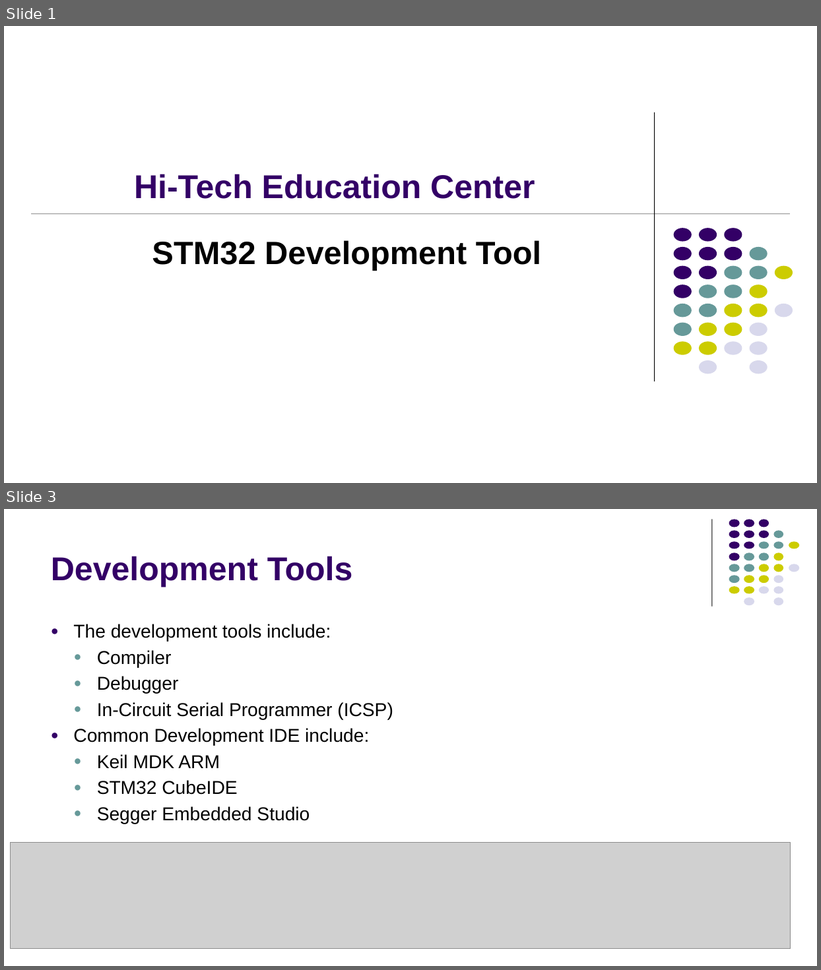
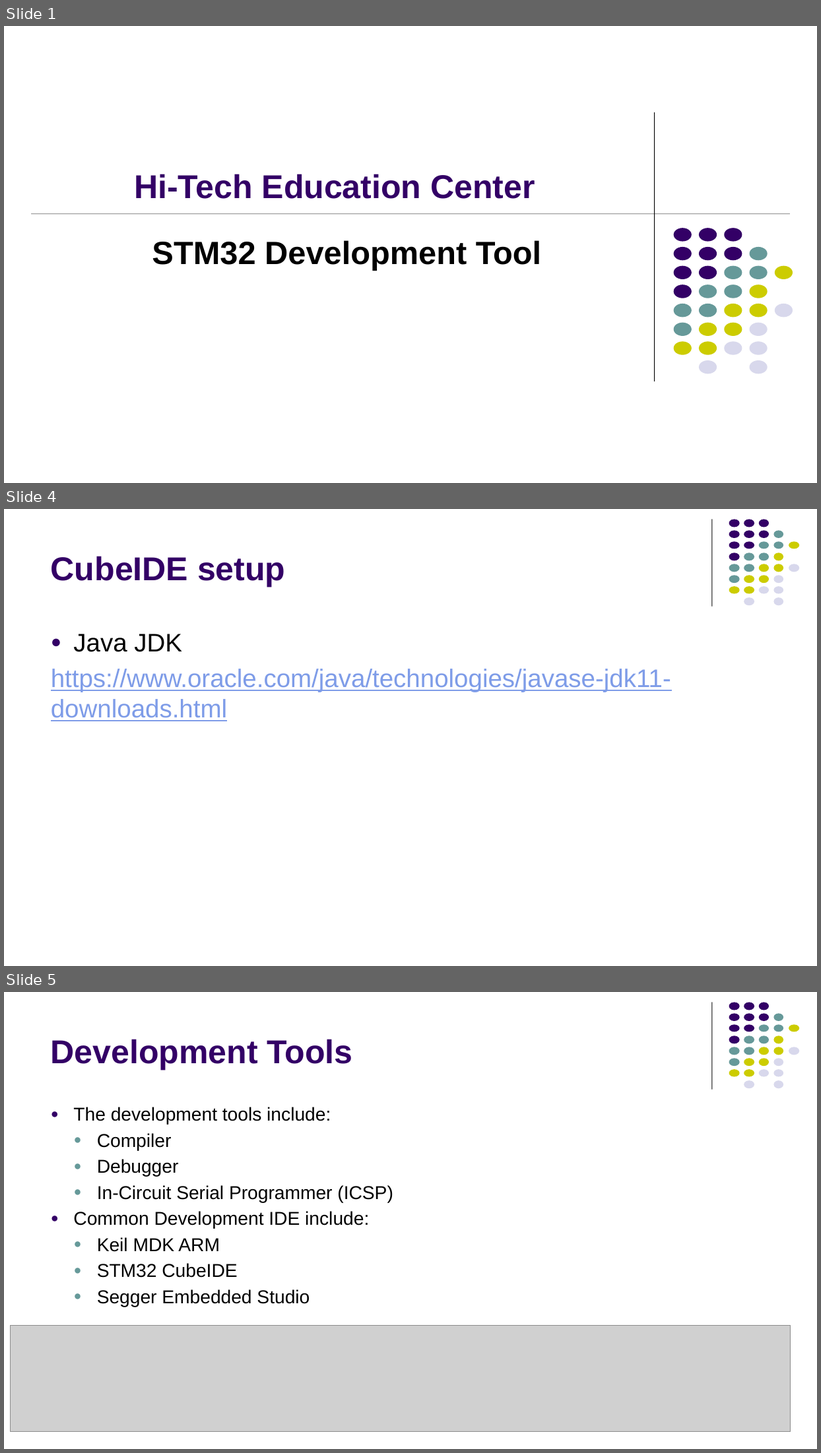
Before and after one commit to kmtekvn/hitech_stm32_basic, a slide deck: 04. Slides/02. STM32 & CubeIDE/Development Guide STM32.pptx. Shown one above the other, each under a label of ours: slides 1 and 3 before the commit, slides 1, 4 and 5 after it; the slides between them are not shown. The pictures are 821x970 and 821x1453 pixels, drawn with LibreOffice and Linux fonts; fonts in the diff are those of the drawing; grey boxes stand for pictures. Boxes give left, top, right and bottom in pixels: in the first picture for what was removed or moved away, otherwise in the second. Text is boxed around its words. In the diff, an @@ line names an element or a change of style, - is before the commit and + after.

```diff
--- a/04. Slides/02. STM32 & CubeIDE/Development Guide STM32.pptx
+++ b/04. Slides/02. STM32 & CubeIDE/Development Guide STM32.pptx
@@ slide 4 added at [4, 509, 817, 966], background #FFFFFF; not listed: 32 template elements that a slide beside it also shows @@
@@ title added at [51, 556, 285, 587], 39 pt, text #330066, bold @@
+CubeIDE setup
@@ text added at [51, 634, 671, 722], 30 pt, text #7E9CE8, underline @@
+● Java JDK
+https://www.oracle.com/java/technologies/javase-jdk11-downloads.html
@@ what was slide 3 is now slide 5 @@
```
Also in this commit, not shown: 14 slides changed, 8 other slides added, 1 slide removed, 7 other files.
